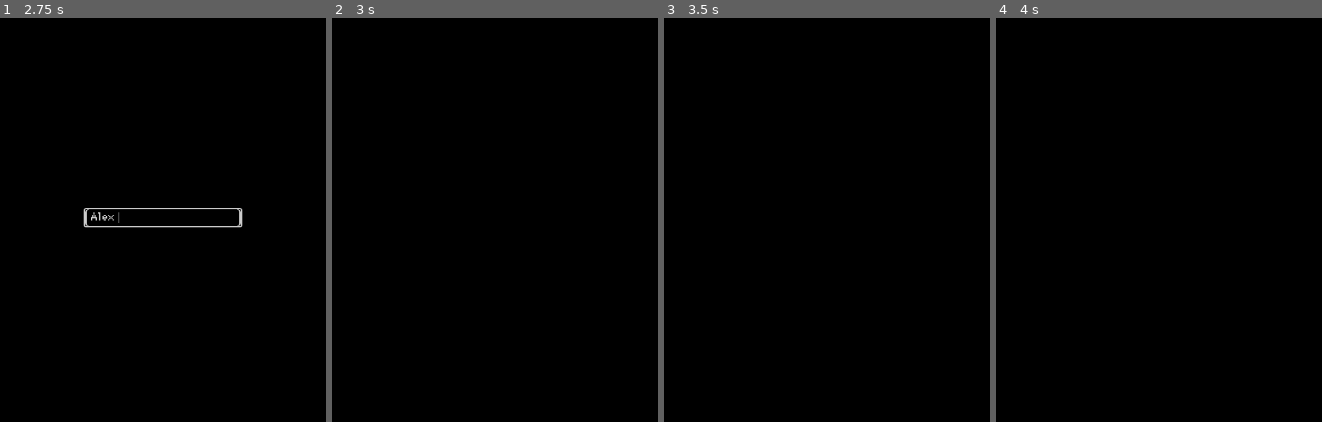
Above: before the commit, frames 1-4 (left to right).
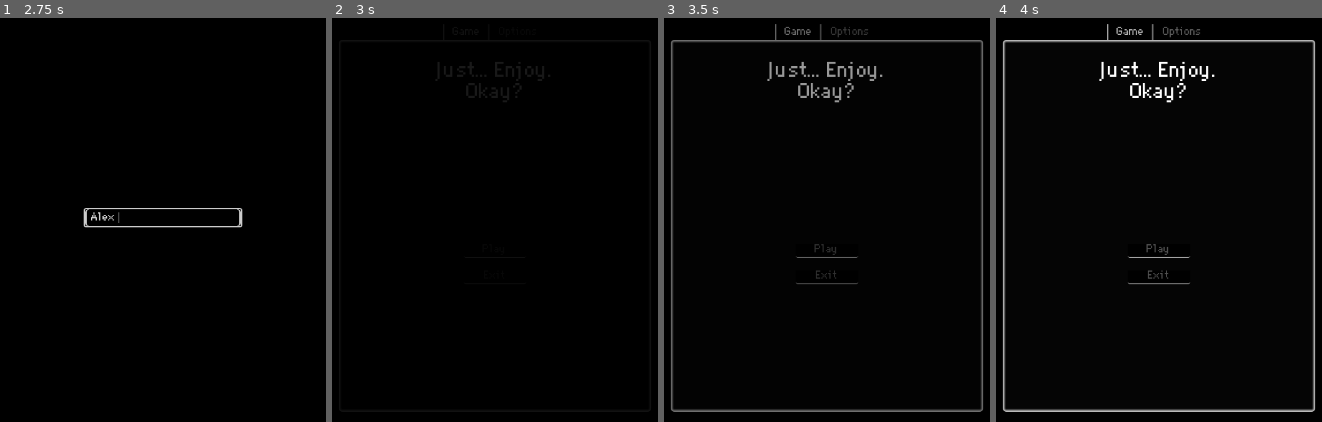
Above: after the commit, the same moments.

Repository: virtualtrisky/Just...-Enjoy
Game: Godot game, scene res://scenes/load_scene.tscn
Same seed, same stepped clock (60 frames per second), same inputs: the game is played once before the commit and once after it. Before the commit the project has no main scene; this scene is started directly in both runs.
Inputs (mouse positions are in pixels of both pictures, inside the frame that each line leads up to):
- Up to frame 1 (2.75 s): tap Enter at 0.5 s; click (163, 215) at 1.27 s; type "Alex" at 1.35 s; tap Space at 2 s
- Up to frame 2 (3 s): tap Enter at 2.75 s
- Up to frame 3 (3.5 s): no input
- Up to frame 4 (4 s): click (1159, 252) at 3.5 s, where only the run after the commit has a clickable "Play"

Frame 1 is identical in both runs. In frame 2, 0.3% of the frame differs, in the area x 31-67%, y 10-21%; in frame 3, 3.5%; in frame 4, 4.4%, in the area x 2-98%, y 1-98%.

Commit message:
default menu screen

Diff:
--- a/project.godot
+++ b/project.godot
@@ -13,6 +13,7 @@
 config/name="Just... Enjoy"
 config/description="My goal with this game is to explore the dreams."
 config/version="0.0.0"
+run/main_scene="uid://coaee7u3w63ij"
 config/features=PackedStringArray("4.4", "Mobile")
 boot_splash/bg_color=Color(0, 0, 0, 1)
 boot_splash/show_image=false
--- /dev/null
+++ b/resources/menu_buttons/normal_style.tres
@@ -0,0 +1,9 @@
+[gd_resource type="StyleBoxFlat" format=3 uid="uid://oypipmf341vs"]
+
+[resource]
+content_margin_bottom = 5.0
+bg_color = Color(0, 0, 0, 1)
+border_width_bottom = 2
+border_blend = true
+corner_radius_bottom_right = 3
+corner_radius_bottom_left = 3
--- /dev/null
+++ b/resources/menu_buttons/pressed_style.tres
@@ -0,0 +1,4 @@
+[gd_resource type="StyleBoxFlat" format=3 uid="uid://pgvf28664moo"]
+
+[resource]
+bg_color = Color(0, 0, 0, 1)
--- /dev/null
+++ b/resources/menu_tab_container/painel_style.tres
@@ -0,0 +1,13 @@
+[gd_resource type="StyleBoxFlat" format=3 uid="uid://ccbo8qufr3cum"]
+
+[resource]
+bg_color = Color(0.0189402, 0.0189402, 0.0189402, 1)
+border_width_left = 5
+border_width_top = 5
+border_width_right = 5
+border_width_bottom = 5
+border_blend = true
+corner_radius_top_left = 5
+corner_radius_top_right = 5
+corner_radius_bottom_right = 5
+corner_radius_bottom_left = 5
--- /dev/null
+++ b/resources/menu_tab_container/tab_focus_style.tres
@@ -0,0 +1,9 @@
+[gd_resource type="StyleBoxFlat" format=3 uid="uid://bltc44r50jthm"]
+
+[resource]
+content_margin_left = 15.0
+content_margin_right = 15.0
+bg_color = Color(0, 0, 0, 1)
+border_width_left = 3
+border_width_right = 3
+border_blend = true
--- /dev/null
+++ b/resources/menu_tab_container/tab_hovered_style.tres
@@ -0,0 +1,6 @@
+[gd_resource type="StyleBoxFlat" format=3 uid="uid://bqxmkl5wkw5td"]
+
+[resource]
+content_margin_left = 15.0
+content_margin_right = 15.0
+bg_color = Color(0.6, 0.6, 0.6, 0)
--- /dev/null
+++ b/resources/menu_tab_container/tab_selected_style.tres
@@ -0,0 +1,9 @@
+[gd_resource type="StyleBoxFlat" format=3 uid="uid://qg8ha6g7165f"]
+
+[resource]
+content_margin_left = 15.0
+content_margin_right = 15.0
+bg_color = Color(0, 0, 0, 1)
+border_width_left = 3
+border_width_right = 3
+border_blend = true
--- /dev/null
+++ b/resources/menu_tab_container/tab_unselected_style.tres
@@ -0,0 +1,6 @@
+[gd_resource type="StyleBoxFlat" format=3 uid="uid://bij23i6tpev3h"]
+
+[resource]
+content_margin_left = 15.0
+content_margin_right = 15.0
+bg_color = Color(0, 0, 0, 1)
--- a/scenes/menu_scene.tscn
+++ b/scenes/menu_scene.tscn
@@ -1,10 +1,50 @@
-[gd_scene load_steps=6 format=3 uid="uid://bgxj78yuvw4kw"]
+[gd_scene load_steps=15 format=3 uid="uid://bgxj78yuvw4kw"]
+
+[ext_resource type="StyleBox" uid="uid://bltc44r50jthm" path="res://resources/menu_tab_container/tab_focus_style.tres" id="1_u4hxd"]
+[ext_resource type="StyleBox" uid="uid://ccbo8qufr3cum" path="res://resources/menu_tab_container/painel_style.tres" id="1_vrre2"]
+[ext_resource type="StyleBox" uid="uid://qg8ha6g7165f" path="res://resources/menu_tab_container/tab_selected_style.tres" id="2_o71fo"]
+[ext_resource type="StyleBox" uid="uid://bqxmkl5wkw5td" path="res://resources/menu_tab_container/tab_hovered_style.tres" id="3_6wmco"]
+[ext_resource type="StyleBox" uid="uid://bij23i6tpev3h" path="res://resources/menu_tab_container/tab_unselected_style.tres" id="4_482oc"]
+[ext_resource type="StyleBox" uid="uid://oypipmf341vs" path="res://resources/menu_buttons/normal_style.tres" id="6_6od1f"]
+[ext_resource type="StyleBox" uid="uid://pgvf28664moo" path="res://resources/menu_buttons/pressed_style.tres" id="6_yfxa8"]
+
+[sub_resource type="LabelSettings" id="LabelSettings_u4hxd"]
+font_size = 30
+
+[sub_resource type="StyleBoxEmpty" id="StyleBoxEmpty_u4hxd"]
 
 [sub_resource type="Gradient" id="Gradient_0inr4"]
 
 [sub_resource type="GradientTexture2D" id="GradientTexture2D_vrre2"]
 gradient = SubResource("Gradient_0inr4")
 fill_from = Vector2(1, 0)
+
+[sub_resource type="Animation" id="Animation_0inr4"]
+length = 0.001
+tracks/0/type = "value"
+tracks/0/imported = false
+tracks/0/enabled = true
+tracks/0/path = NodePath(".:visible")
+tracks/0/interp = 1
+tracks/0/loop_wrap = true
+tracks/0/keys = {
+"times": PackedFloat32Array(0),
+"transitions": PackedFloat32Array(1),
+"update": 1,
+"values": [true]
+}
+tracks/1/type = "value"
+tracks/1/imported = false
+tracks/1/enabled = true
+tracks/1/path = NodePath(".:modulate")
+tracks/1/interp = 1
+tracks/1/loop_wrap = true
+tracks/1/keys = {
+"times": PackedFloat32Array(0),
+"transitions": PackedFloat32Array(1),
+"update": 0,
+"values": [Color(1, 1, 1, 1)]
+}
 
 [sub_resource type="Animation" id="Animation_o71fo"]
 resource_name = "fade_out"
@@ -33,33 +73,6 @@
 "values": [Color(1, 1, 1, 1), Color(1, 1, 1, 0)]
 }
 
-[sub_resource type="Animation" id="Animation_0inr4"]
-length = 0.001
-tracks/0/type = "value"
-tracks/0/imported = false
-tracks/0/enabled = true
-tracks/0/path = NodePath(".:visible")
-tracks/0/interp = 1
-tracks/0/loop_wrap = true
-tracks/0/keys = {
-"times": PackedFloat32Array(0),
-"transitions": PackedFloat32Array(1),
-"update": 1,
-"values": [true]
-}
-tracks/1/type = "value"
-tracks/1/imported = false
-tracks/1/enabled = true
-tracks/1/path = NodePath(".:modulate")
-tracks/1/interp = 1
-tracks/1/loop_wrap = true
-tracks/1/keys = {
-"times": PackedFloat32Array(0),
-"transitions": PackedFloat32Array(1),
-"update": 0,
-"values": [Color(1, 1, 1, 1)]
-}
-
 [sub_resource type="AnimationLibrary" id="AnimationLibrary_6wmco"]
 _data = {
 &"RESET": SubResource("Animation_0inr4"),
@@ -82,6 +95,105 @@
 grow_horizontal = 2
 grow_vertical = 2
 
+[node name="MarginContainer" type="MarginContainer" parent="Screen"]
+layout_mode = 1
+anchors_preset = 15
+anchor_right = 1.0
+anchor_bottom = 1.0
+grow_horizontal = 2
+grow_vertical = 2
+theme_override_constants/margin_left = 50
+theme_override_constants/margin_top = 50
+theme_override_constants/margin_right = 50
+theme_override_constants/margin_bottom = 50
+
+[node name="TabContainer" type="TabContainer" parent="Screen/MarginContainer"]
+custom_minimum_size = Vector2(500, 0)
+layout_mode = 2
+size_flags_horizontal = 4
+theme_override_colors/font_unselected_color = Color(0.374139, 0.374139, 0.374139, 1)
+theme_override_colors/font_hovered_color = Color(0.970602, 0.970602, 0.970602, 1)
+theme_override_colors/font_selected_color = Color(0.730216, 0.730216, 0.730216, 1)
+theme_override_styles/tab_focus = ExtResource("1_u4hxd")
+theme_override_styles/panel = ExtResource("1_vrre2")
+theme_override_styles/tab_selected = ExtResource("2_o71fo")
+theme_override_styles/tab_hovered = ExtResource("3_6wmco")
+theme_override_styles/tab_unselected = ExtResource("4_482oc")
+tab_alignment = 1
+current_tab = 0
+
+[node name="Game" type="TabBar" parent="Screen/MarginContainer/TabContainer"]
+layout_mode = 2
+metadata/_tab_index = 0
+
+[node name="MarginContainer" type="MarginContainer" parent="Screen/MarginContainer/TabContainer/Game"]
+layout_mode = 1
+anchors_preset = 15
+anchor_right = 1.0
+anchor_bottom = 1.0
+grow_horizontal = 2
+grow_vertical = 2
+theme_override_constants/margin_left = 50
+theme_override_constants/margin_top = 30
+theme_override_constants/margin_right = 50
+theme_override_constants/margin_bottom = 30
+
+[node name="VBoxContainer" type="VBoxContainer" parent="Screen/MarginContainer/TabContainer/Game/MarginContainer"]
+layout_mode = 2
+
+[node name="Label" type="Label" parent="Screen/MarginContainer/TabContainer/Game/MarginContainer/VBoxContainer"]
+layout_mode = 2
+text = "Just... Enjoy.
+Okay?"
+label_settings = SubResource("LabelSettings_u4hxd")
+horizontal_alignment = 1
+
+[node name="HSeparator" type="HSeparator" parent="Screen/MarginContainer/TabContainer/Game/MarginContainer/VBoxContainer"]
+layout_mode = 2
+theme_override_constants/separation = 50
+theme_override_styles/separator = SubResource("StyleBoxEmpty_u4hxd")
+
+[node name="Panel" type="Panel" parent="Screen/MarginContainer/TabContainer/Game/MarginContainer/VBoxContainer"]
+layout_mode = 2
+size_flags_horizontal = 4
+size_flags_vertical = 6
+
+[node name="VBoxContainer" type="VBoxContainer" parent="Screen/MarginContainer/TabContainer/Game/MarginContainer/VBoxContainer/Panel"]
+layout_mode = 1
+anchors_preset = 15
+anchor_right = 1.0
+anchor_bottom = 1.0
+grow_horizontal = 2
+grow_vertical = 2
+theme_override_constants/separation = 20
+
+[node name="PlayButton" type="Button" parent="Screen/MarginContainer/TabContainer/Game/MarginContainer/VBoxContainer/Panel/VBoxContainer"]
+custom_minimum_size = Vector2(100, 0)
+layout_mode = 2
+theme_override_colors/font_hover_color = Color(0.866111, 0.866111, 0.866111, 1)
+theme_override_colors/font_color = Color(0.324203, 0.324203, 0.324203, 1)
+theme_override_styles/focus = ExtResource("6_6od1f")
+theme_override_styles/hover = ExtResource("6_6od1f")
+theme_override_styles/pressed = ExtResource("6_yfxa8")
+theme_override_styles/normal = ExtResource("6_6od1f")
+text = "Play"
+
+[node name="ExitButton" type="Button" parent="Screen/MarginContainer/TabContainer/Game/MarginContainer/VBoxContainer/Panel/VBoxContainer"]
+custom_minimum_size = Vector2(100, 0)
+layout_mode = 2
+theme_override_colors/font_hover_color = Color(0.866111, 0.866111, 0.866111, 1)
+theme_override_colors/font_color = Color(0.324203, 0.324203, 0.324203, 1)
+theme_override_styles/focus = ExtResource("6_6od1f")
+theme_override_styles/hover = ExtResource("6_6od1f")
+theme_override_styles/pressed = ExtResource("6_yfxa8")
+theme_override_styles/normal = ExtResource("6_6od1f")
+text = "Exit"
+
+[node name="Options" type="TabBar" parent="Screen/MarginContainer/TabContainer"]
+visible = false
+layout_mode = 2
+metadata/_tab_index = 1
+
 [node name="FadeTexture" type="TextureRect" parent="."]
 layout_mode = 1
 anchors_preset = 15
